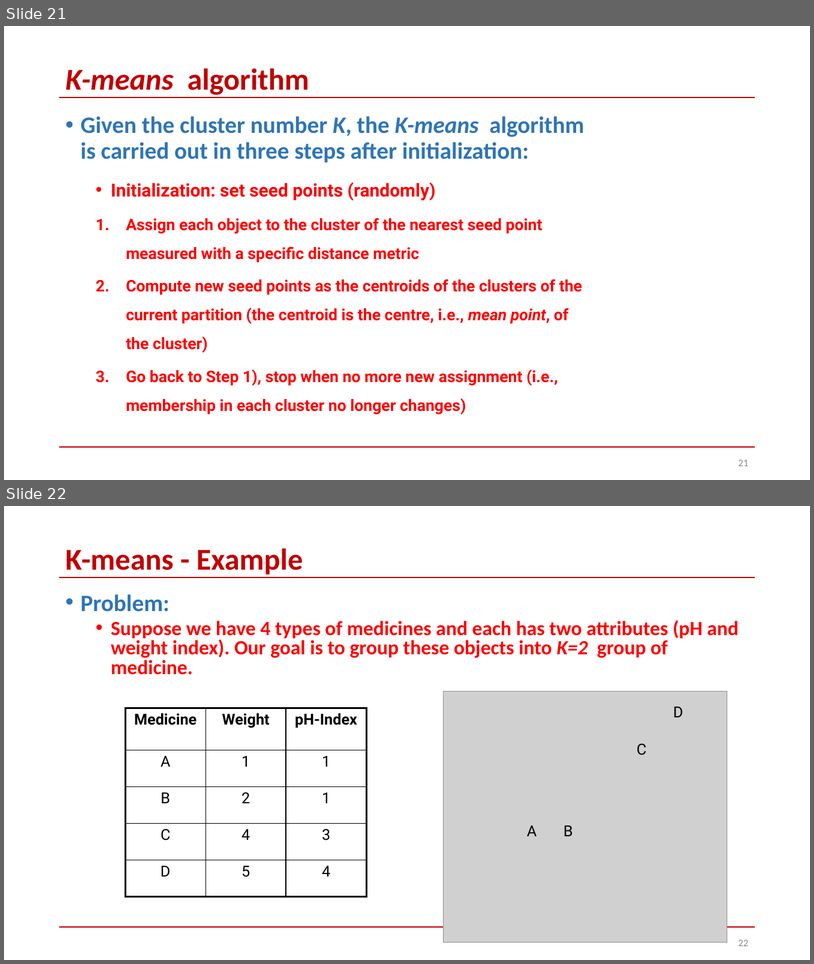
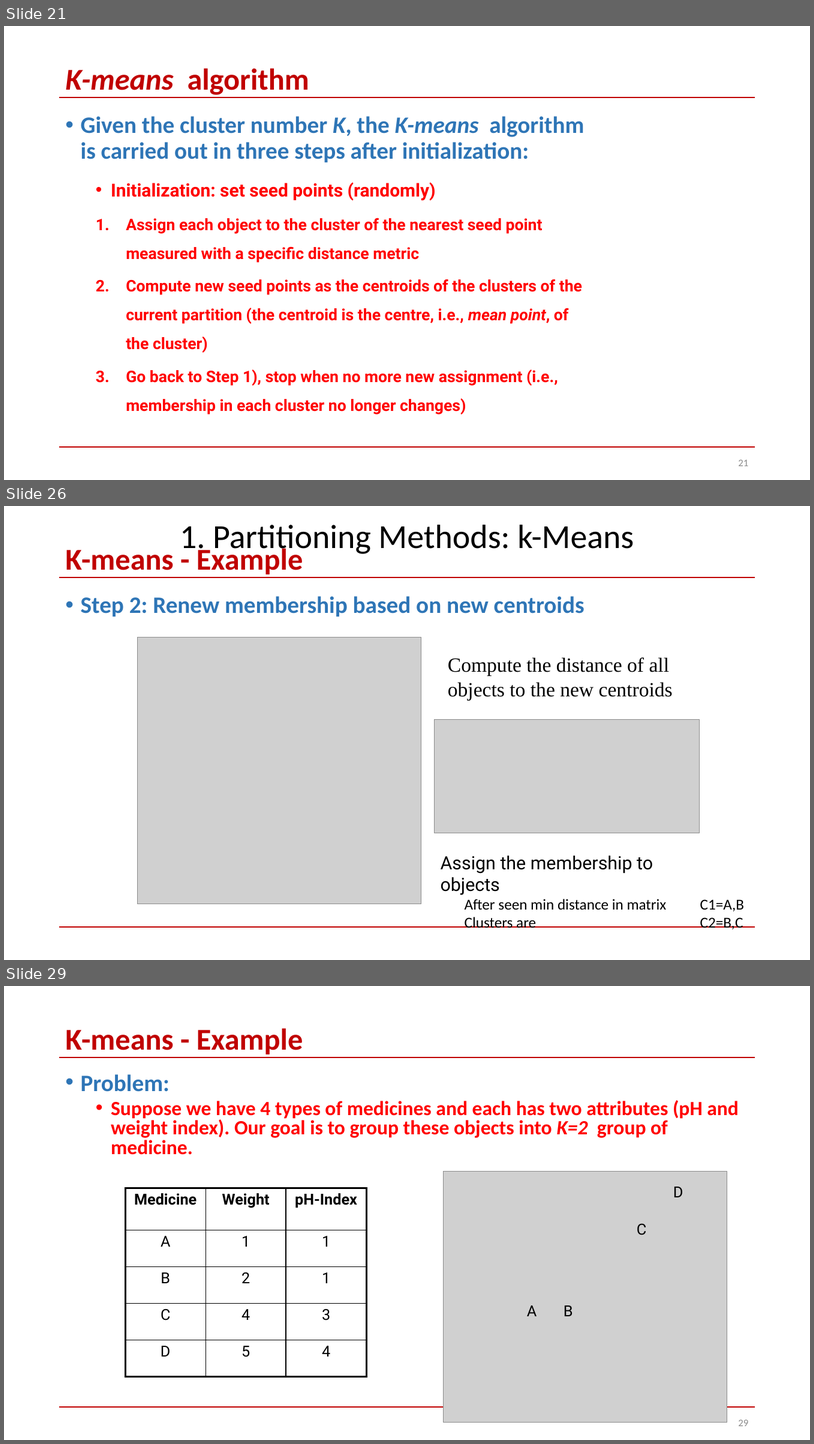
Before and after one commit to skysumitkumar/Du_Mca, a slide deck: 3rd_semester/Data_Science_with_python/PPT/Unit_4/Clustering-Part1.pptx. Shown one above the other, each under a label of ours: slides 21 and 22 before the commit, slides 21, 26 and 29 after it; the slides between them are not shown. The pictures are 814x964 and 814x1444 pixels, drawn with LibreOffice and Linux fonts; fonts in the diff are those of the drawing; grey boxes stand for pictures. Boxes give left, top, right and bottom in pixels: in the first picture for what was removed or moved away, otherwise in the second. Text is boxed around its words. In the diff, an @@ line names an element or a change of style, - is before the commit and + after.

Commit message:
k-means_change

```diff
--- a/3rd_semester/Data_Science_with_python/PPT/Unit_4/Clustering-Part1.pptx
+++ b/3rd_semester/Data_Science_with_python/PPT/Unit_4/Clustering-Part1.pptx
@@ slide 26 added at [4,506,810,960], background #FFFFFF; not listed: 2 template elements that a slide beside it also shows @@
@@ text added at [180,525,634,556], 40 pt, text #000000 @@
+1. Partitioning Methods: k-Means
@@ title added at [65,544,303,574], 36 pt, text #C00000, bold @@
+K-means - Example
@@ text added at [81,596,585,616], 28 pt, text #2E75B6, bold @@
+• Step 2: Renew membership based on new centroids
@@ picture added at [138,637,422,903] @@
@@ text added at [448,657,673,700], 24 pt, text #000000 @@
+Compute the distance of all objects to the new centroids
@@ picture added at [435,719,699,832] @@
@@ text added at [441,855,653,895], 21.8 pt, text #000000 @@
+Assign the membership to objects
@@ text added at [465,898,667,928], 18 pt, text #000000 @@
+After seen min distance in matrix
+Clusters are
@@ text added at [701,899,744,929], 18 pt, text #000000 @@
+C1=A,B
+C2=B,C
@@ what was slide 22 is now slide 29 @@
@@ page number at [738,1419,749,1426]: text changed @@
-22
+29
```
Also in this commit, not shown: 1 slide changed, 6 other slides added.
